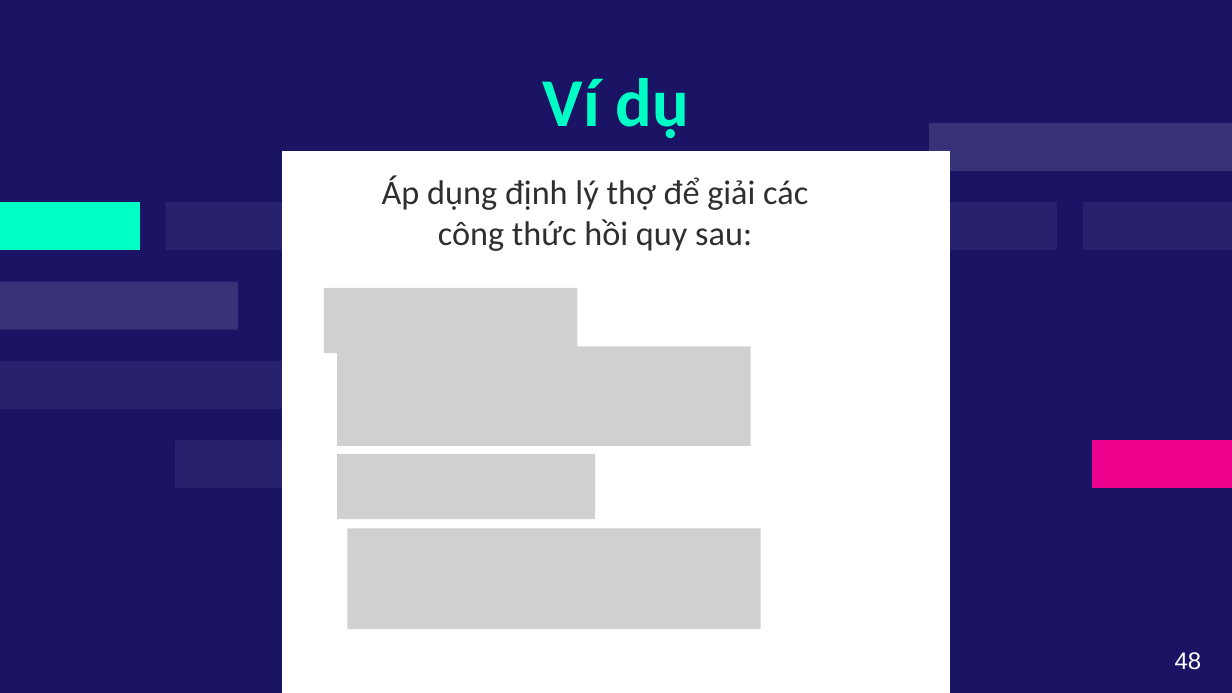
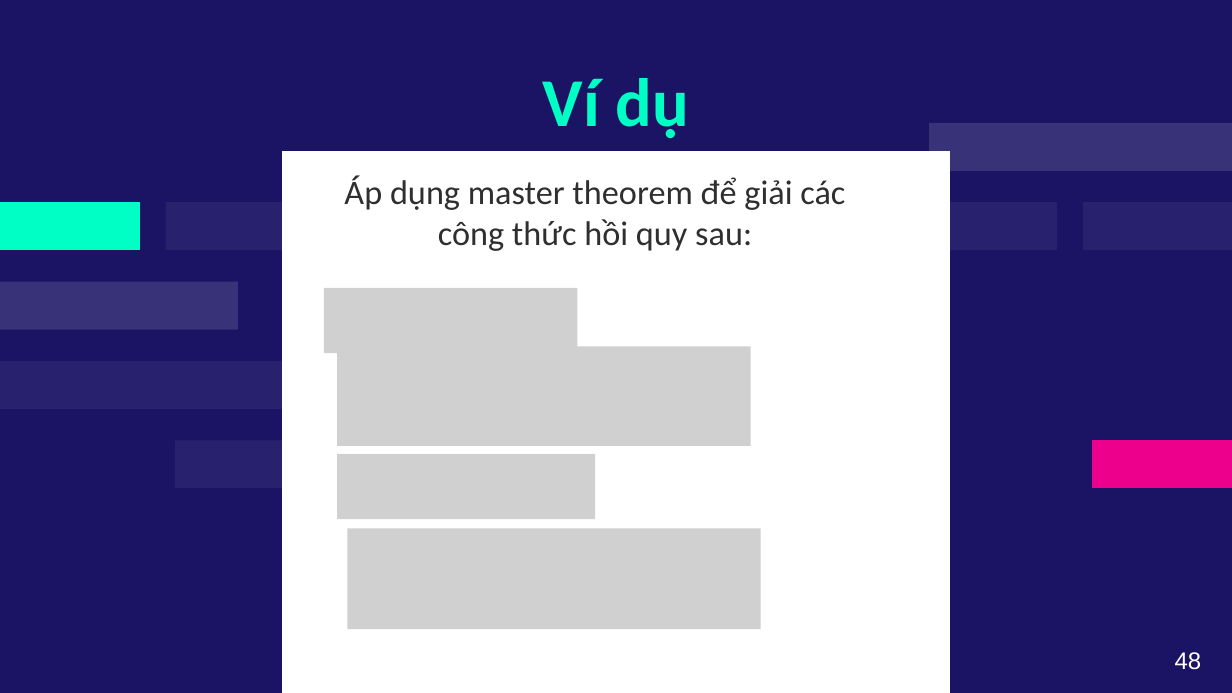
Before and after one commit to bach04py/CS112-group5, a slide deck: slide 50 of Disscuss/AnalyzeComplexityRecursionAlgorithm_Group5.pptx. Drawn at 1232x693 pixels with LibreOffice and Linux fonts; fonts in the diff are those of the drawing; grey boxes stand for pictures. Boxes give left, top, right and bottom in pixels: in the first picture for what was removed or moved away, otherwise in the second. Text is boxed around its words. In the diff, an @@ line names an element or a change of style, - is before the commit and + after.

```diff
--- a/Disscuss/AnalyzeComplexityRecursionAlgorithm_Group5.pptx
+++ b/Disscuss/AnalyzeComplexityRecursionAlgorithm_Group5.pptx
@@ text at (344, 176, 845, 210): text changed @@
-Áp dụng định lý thợ để giải các
+Áp dụng master theorem để giải các
```
Also in this commit, not shown: 2 other slides changed.
